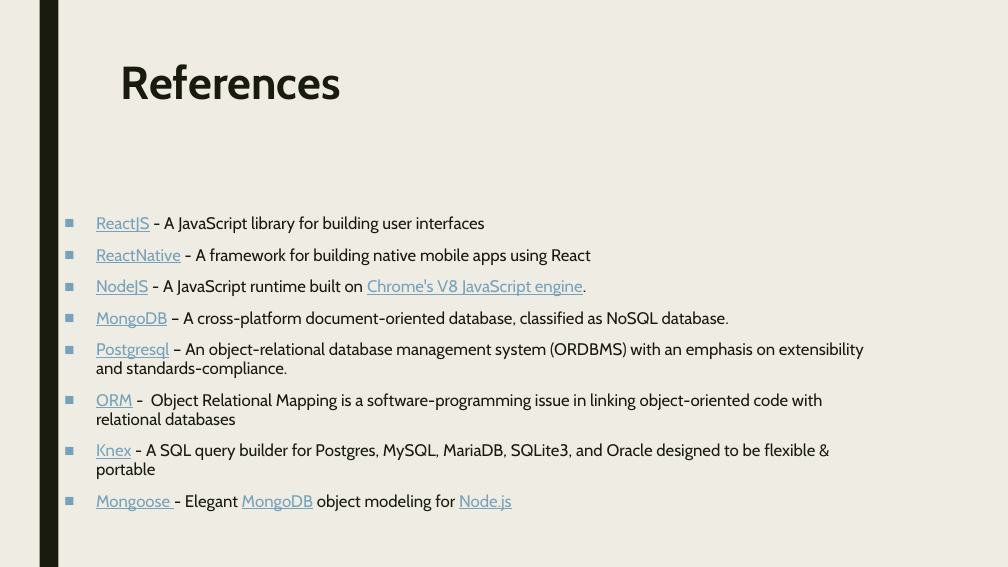
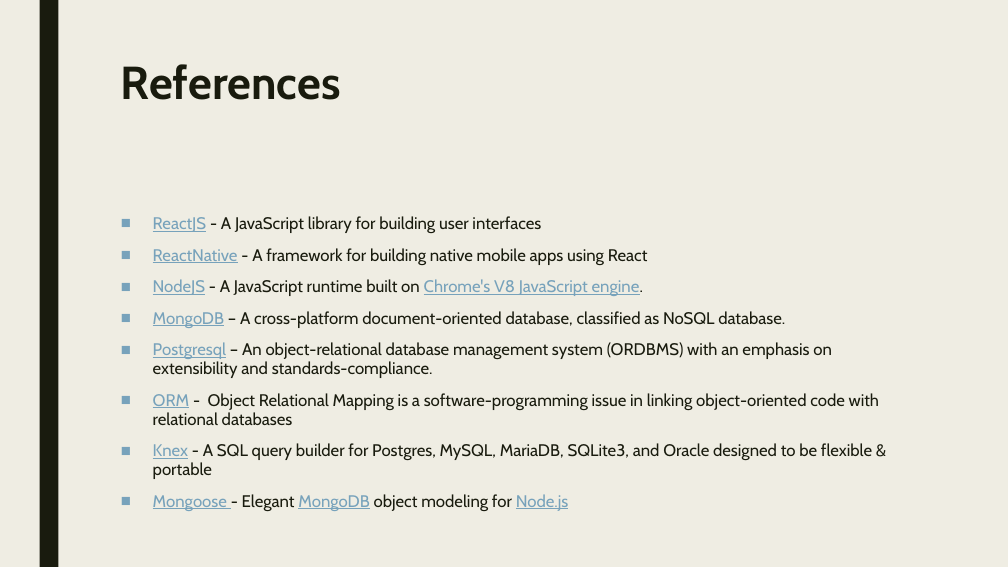
Before and after one commit to bogas04/MVP-Generator, a slide deck: slide 23 of docs/Final/Final.pptx. Drawn at 1008x567 pixels with LibreOffice and Linux fonts; fonts in the diff are those of the drawing. Boxes give left, top, right and bottom in pixels: in the first picture for what was removed or moved away, otherwise in the second. Text is boxed around its words. In the diff, an @@ line names an element or a change of style, - is before the commit and + after.

```diff
--- a/docs/Final/Final.pptx
+++ b/docs/Final/Final.pptx
@@ text "ReactJS - A JavaScript library ..." rewrapped from <box>96,216,864,511</box> to <box>153,216,879,511</box> @@
```
Also in this commit, not shown: 10 other slides changed, 1 other file.
